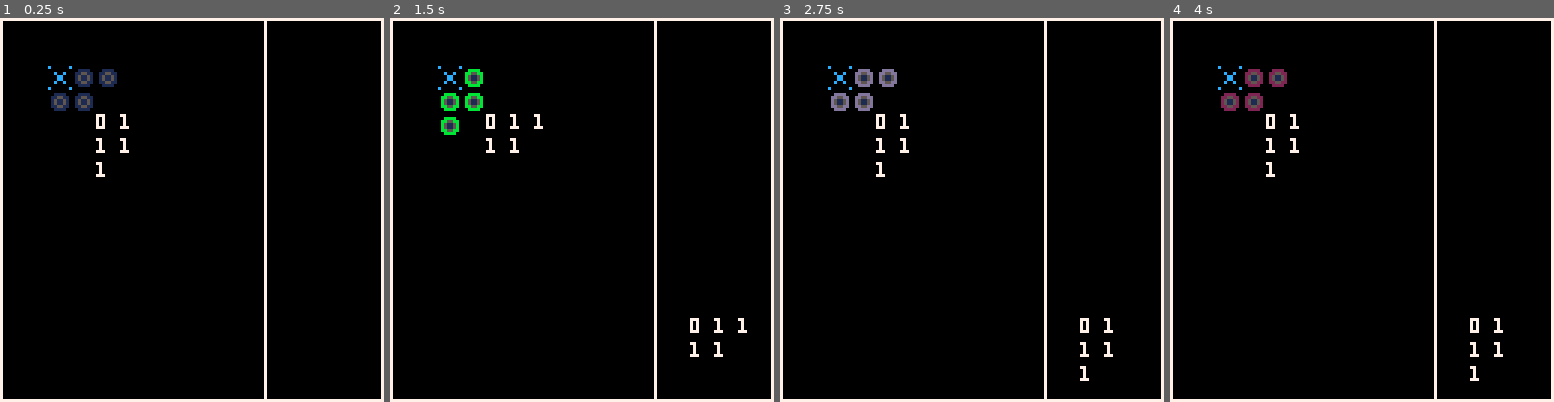
Above: before the commit, frames 1-4 (left to right).
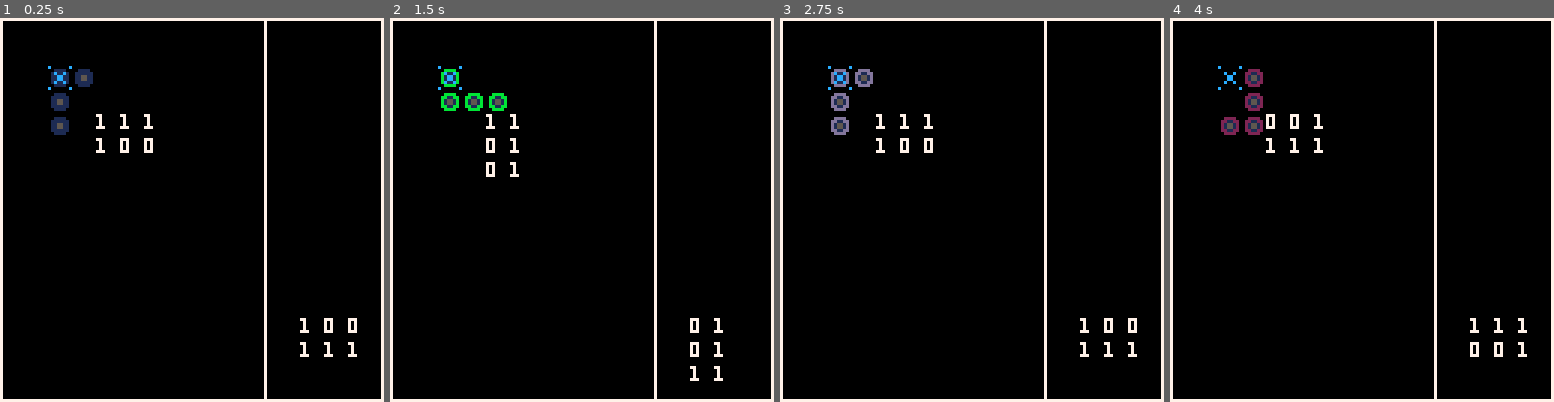
Above: after the commit, the same moments.

Repository: eduszesz/letris
Game: PICO-8 cartridge letris.p8
The game is run twice, just before and just after one commit, with the same random seed, the same clock (stepped at 60 frames per second) and the same inputs.
Inputs:
- Up to frame 1 (0.25 s): no input
- Up to frame 2 (1.5 s): tap O (Z key) at 0.33, 0.7, 1.43 s; tap X (X key) at 1.07 s
- Up to frame 3 (2.75 s): tap X (X key) at 2.07, 2.4, 2.73 s; tap O (Z key) at 2.22 s
- Up to frame 4 (4 s): tap X (X key) at 3.07, 3.4, 3.73 s; tap O (Z key) at 3.1, 3.98 s

The runs differ from the first frame. In frame 1, 1.5% of the frame differs, in the area x 13-93%, y 13-89%; in frame 2, 1.4%; in frame 3, 1.5%; in frame 4, 1.5%.

Commit message:
transpose and multiplication to rotate pieces
In order to rotate a piece, it is necessary to use the transpose function and the multiplication function

Diff:
--- a/letris.p8
+++ b/letris.p8
@@ -8,7 +8,7 @@
 	t=0
 	px=16
 	py=16
-	p={{0,1,1},{1,1}}
+	p={{1,1},{1,0},{1,0}}
 	p1={{1,0},{1,1},{1,0}}
 	p2={{0,1},{1,1,1}}
 	co=flr(rnd(15)+1)
@@ -24,6 +24,7 @@
 
 	if btnp(4) then
 		p=transpose()
+		p=m_multi(p)
 	end
 
 end
@@ -37,7 +38,7 @@
 	spr(3,px,py)
 
 	print_p(p,32,32)
-	print_p(pt,100,100)
+	print_p(m_multi(p),100,100)
 end
 
 function draw_p(_p)
@@ -63,6 +64,30 @@
 	return res
 end
 
+function m_multi(_p)
+	local p=_p
+	local res={}
+	local m2={{0,1},{1,0}}
+	local m3={{0,0,1},{0,1,0},{1,0,0}}
+	local m={}
+	if #p==2 then m=m3 end
+	if #p==3 then m=m2 end
+	if (#p>1 and #p<4) and (#p!=#p[1]) then
+		for i = 1, #p do
+        res[i] = {}
+        for j = 1, #m[1] do
+            res[i][j] = 0
+            for k = 1, #m do
+                res[i][j] = res[i][j] + p[i][k] * m[k][j]
+            end
+        end
+    end
+	else
+		res=p
+	end
+	return res
+end
+
 function print_p(_p,_x,_y)
 	local p,x,y=_p,_x,_y
 	for i=1,#p do
@@ -74,9 +99,9 @@
 __gfx__
 000000000000000000000000c000000c000000000000000000000000000000000000000000000000000000000000000000000000000000000000000000000000
 0000000000eeee000066660000000000000000000000000000000000000000000000000000000000000000000000000000000000000000000000000000000000
-007007000ee55ee00665566000c00c00000000000000000000000000000000000000000000000000000000000000000000000000000000000000000000000000
-000770000e5115e006511560000cc000000000000000000000000000000000000000000000000000000000000000000000000000000000000000000000000000
-000770000e5115e006511560000cc000000000000000000000000000000000000000000000000000000000000000000000000000000000000000000000000000
-007007000ee55ee00665566000c00c00000000000000000000000000000000000000000000000000000000000000000000000000000000000000000000000000
+007007000ee11ee00661166000c00c00000000000000000000000000000000000000000000000000000000000000000000000000000000000000000000000000
+000770000e1551e006155160000cc000000000000000000000000000000000000000000000000000000000000000000000000000000000000000000000000000
+000770000e1551e006155160000cc000000000000000000000000000000000000000000000000000000000000000000000000000000000000000000000000000
+007007000ee11ee00661166000c00c00000000000000000000000000000000000000000000000000000000000000000000000000000000000000000000000000
 0000000000eeee000066660000000000000000000000000000000000000000000000000000000000000000000000000000000000000000000000000000000000
 000000000000000000000000c000000c000000000000000000000000000000000000000000000000000000000000000000000000000000000000000000000000
